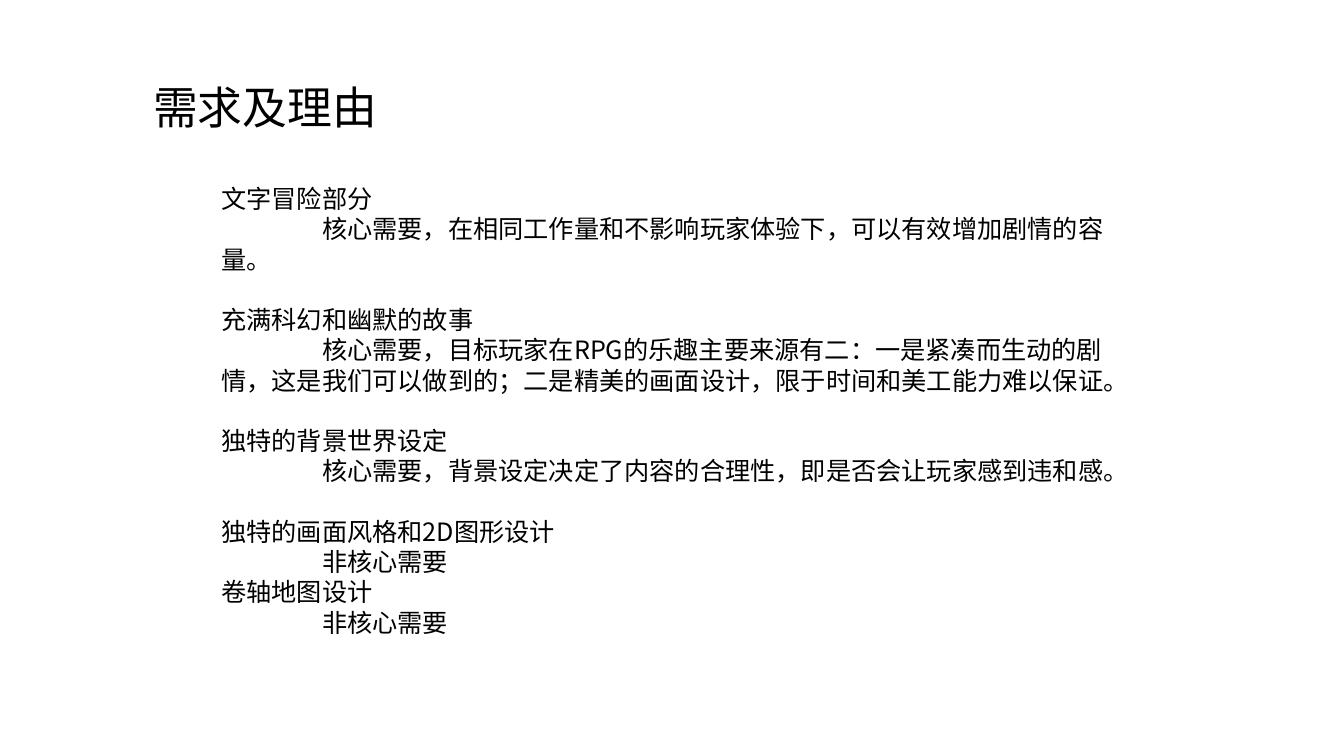
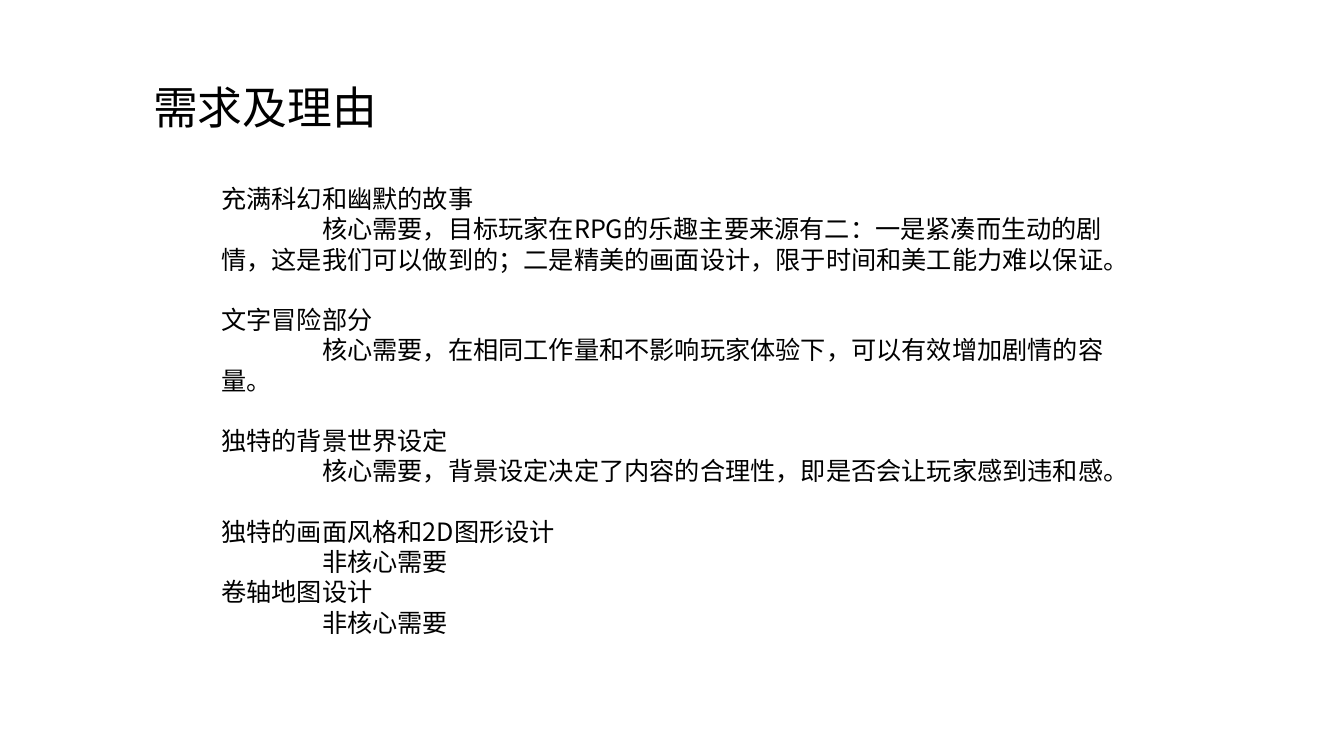
Before and after one commit to Lockerat/SEDocs_2016, a slide deck: slide 4 of SERequirementAnalysis_Pre_1.pptx. Drawn at 1344x756 pixels with LibreOffice and Linux fonts; fonts in the diff are those of the drawing. Boxes give left, top, right and bottom in pixels: in the first picture for what was removed or moved away, otherwise in the second. Text is boxed around its words. In the diff, an @@ line names an element or a change of style, - is before the commit and + after.

```diff
--- a/SERequirementAnalysis_Pre_1.pptx
+++ b/SERequirementAnalysis_Pre_1.pptx
@@ text at box(221, 186, 1128, 273): paragraphs added @@
+充满科幻和幽默的故事
+核心需要，目标玩家在RPG的乐趣主要来源有二：一是紧凑而生动的剧情，这是我们可以做到的；二是精美的画面设计，限于时间和美工能力难以保证。
@@ text at box(221, 307, 1128, 394): paragraphs removed @@
-充满科幻和幽默的故事
-核心需要，目标玩家在RPG的乐趣主要来源有二：一是紧凑而生动的剧情，这是我们可以做到的；二是精美的画面设计，限于时间和美工能力难以保证。
```
Also in this commit, not shown: 2 other slides changed.
